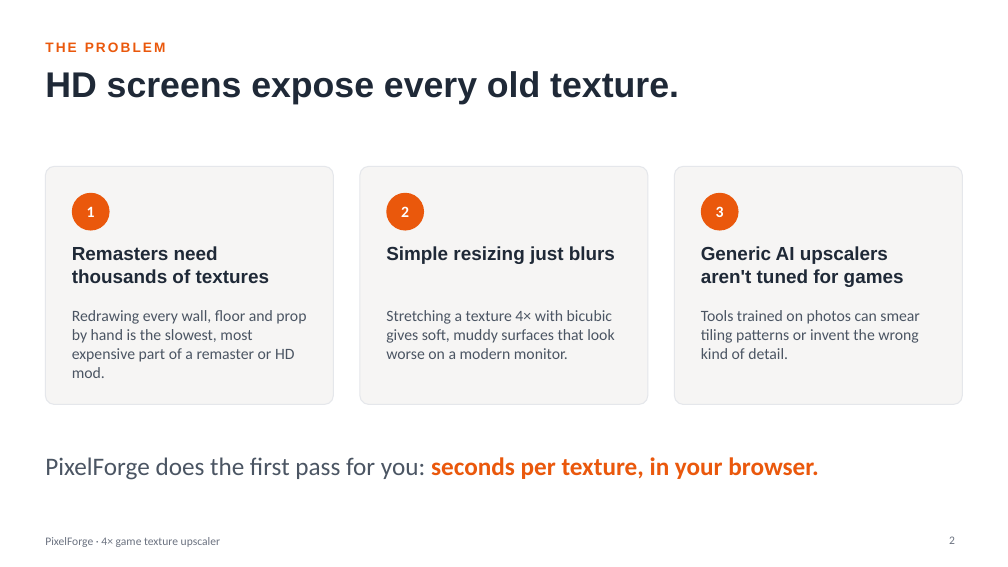
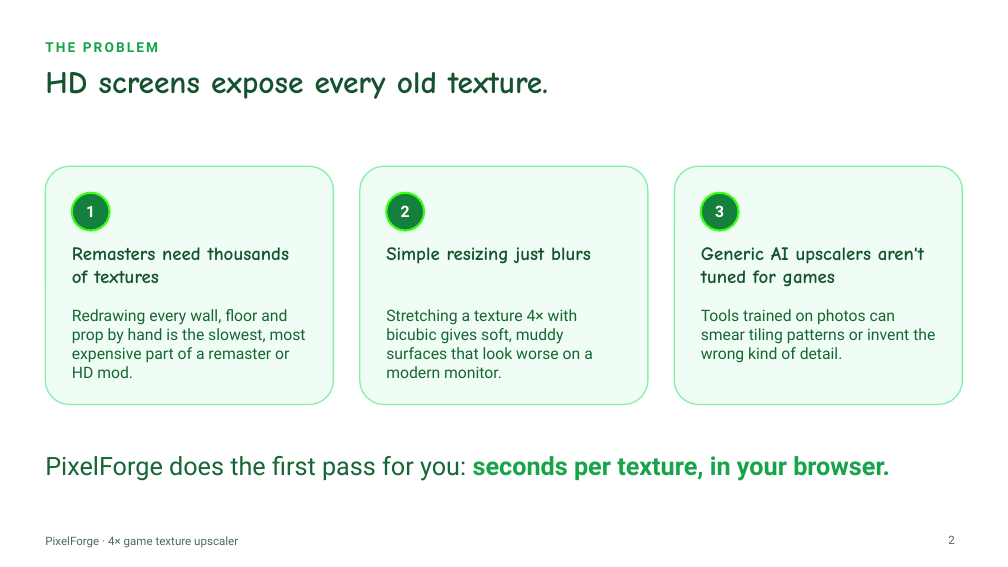
Before and after one commit to Priyanshu-Singh-git/pixelforge, a slide deck: slide 2 of presentation/deck.pptx. Drawn at 1008x567 pixels with LibreOffice and Linux fonts; fonts in the diff are those of the drawing. Boxes give left, top, right and bottom in pixels: in the first picture for what was removed or moved away, otherwise in the second. Text is boxed around its words. In the diff, an @@ line names an element or a change of style, - is before the commit and + after.

```diff
--- a/presentation/deck.pptx
+++ b/presentation/deck.pptx
@@ text "THE PROBLEM" at bbox=[45, 42, 158, 52]: font Arial to Roboto, text colour #EA580C to #16A34A @@
@@ title "HD screens expose every old ..." at bbox=[45, 72, 548, 99]: size 34 to 30 pt, font Arial to Comic Neue, text colour #1F2937 to #14532D @@
@@ fill #F6F5F4 to #F0FDF4; outline #E5E7EB 1 pt to #86EFAC 1.25 pt; proportions changed in 3 elements at bbox=[45, 166, 333, 405], bbox=[360, 166, 648, 405], bbox=[675, 166, 963, 405] @@
@@ font Calibri to Roboto in 3 elements at bbox=[86, 206, 95, 217], bbox=[401, 205, 410, 217], bbox=[715, 205, 724, 217] @@
@@ fill #EA580C to #15803D; outline none to #39FF14 2 pt in 3 elements at bbox=[72, 193, 110, 231], bbox=[386, 193, 424, 231], bbox=[701, 193, 739, 231] @@
@@ font Arial to Comic Neue, text colour #1F2937 to #14532D in 3 elements at bbox=[72, 247, 289, 283], bbox=[386, 247, 591, 264], bbox=[701, 247, 924, 287] @@
@@ font Calibri to Roboto, text colour #4B5563 to #166534 in 3 elements at bbox=[72, 309, 306, 378], bbox=[386, 309, 593, 378], bbox=[701, 309, 935, 363] @@
@@ text "PixelForge does the first pass ..." at bbox=[45, 456, 890, 481]: font Calibri to Roboto; text colour #4B5563 to #166534 in "PixelForge does the first pass for you:"; text colour #EA580C to #16A34A in "seconds per texture, in your browser." @@
@@ text "PixelForge · 4× game texture ..." at bbox=[45, 536, 238, 548]: font Calibri to Roboto, text colour #6B7280 to #4B6B58 @@
@@ page number at bbox=[948, 535, 954, 544]: font Calibri to Roboto, text colour #6B7280 to #4B6B58 @@
```
Also in this commit, not shown: 8 other slides changed, 21 other files.
